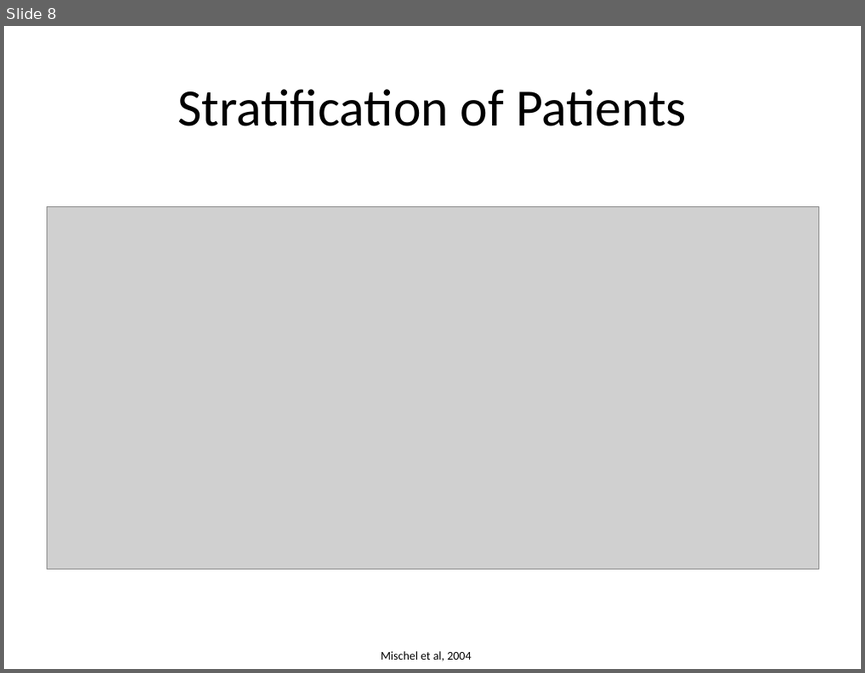
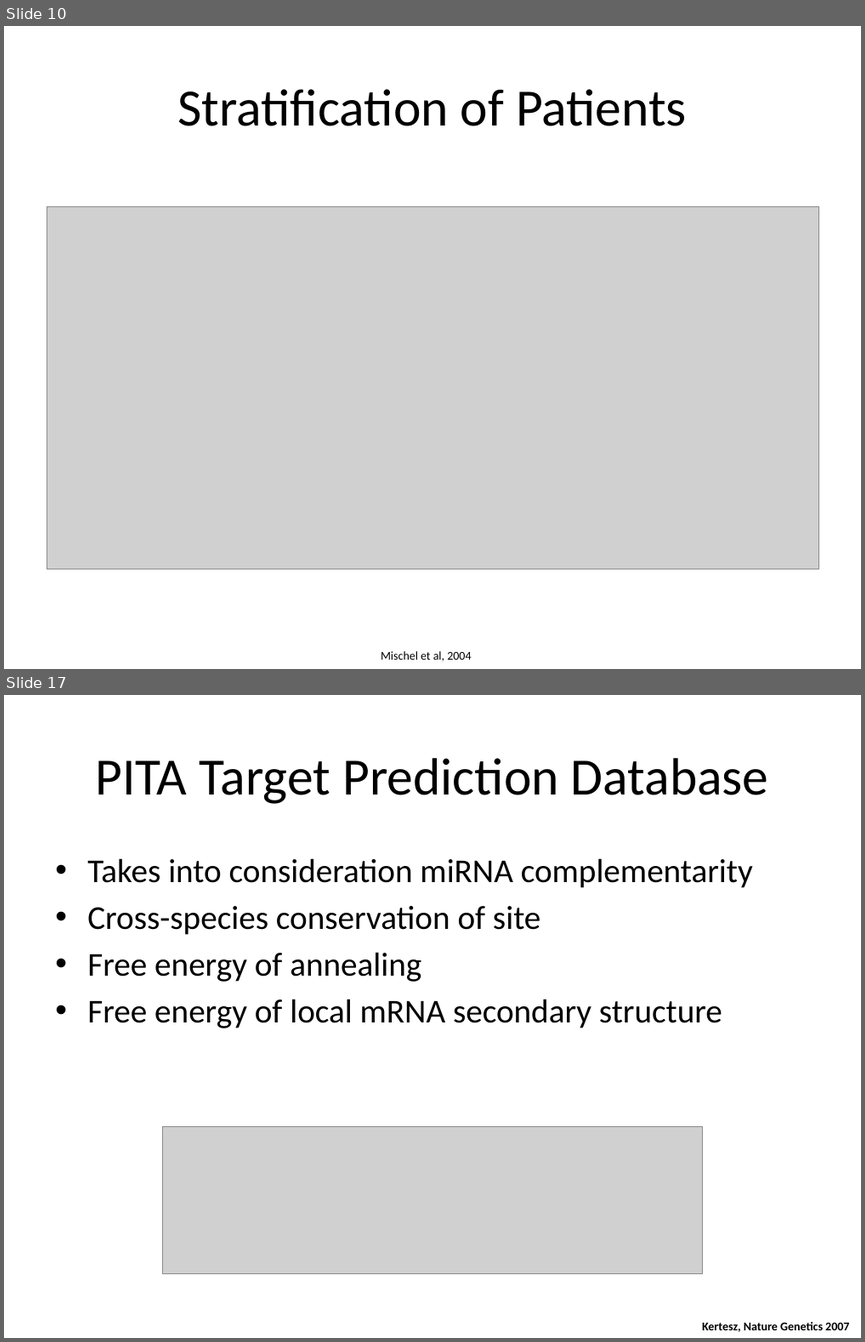
Before and after one commit to cplaisier/isbIntoSysBio, a slide deck: inferringBiologicallyMeaningfulRelationships.pptx. Shown one above the other, each under a label of ours: slide 8 before the commit, slides 10 and 17 after it; the slides between them are not shown. The pictures are 865x673 and 865x1342 pixels, drawn with LibreOffice and Linux fonts; fonts in the diff are those of the drawing; grey boxes stand for pictures. Boxes give left, top, right and bottom in pixels: in the first picture for what was removed or moved away, otherwise in the second. Text is boxed around its words. In the diff, an @@ line names an element or a change of style, - is before the commit and + after.

```diff
--- a/inferringBiologicallyMeaningfulRelationships.pptx
+++ b/inferringBiologicallyMeaningfulRelationships.pptx
@@ slide 17 added at bbox=[4, 695, 861, 1338], background #FFFFFF @@
@@ title added at bbox=[95, 758, 769, 804], 44 pt, text #000000 @@
+PITA Target Prediction Database
@@ text added at bbox=[87, 858, 753, 1028], 28 pt, text #000000 @@
+• Takes into consideration miRNA complementarity
+• Cross-species conservation of site
+• Free energy of annealing
+• Free energy of local mRNA secondary structure
@@ picture added at bbox=[162, 1127, 704, 1273] @@
@@ text added at bbox=[702, 1321, 849, 1332], 10 pt, text #000000, bold @@
+Kertesz, Nature Genetics 2007
@@ what was slide 8 is now slide 10 @@
```
Also in this commit, not shown: 45 other slides added, 4 slides removed, 9 other files.
